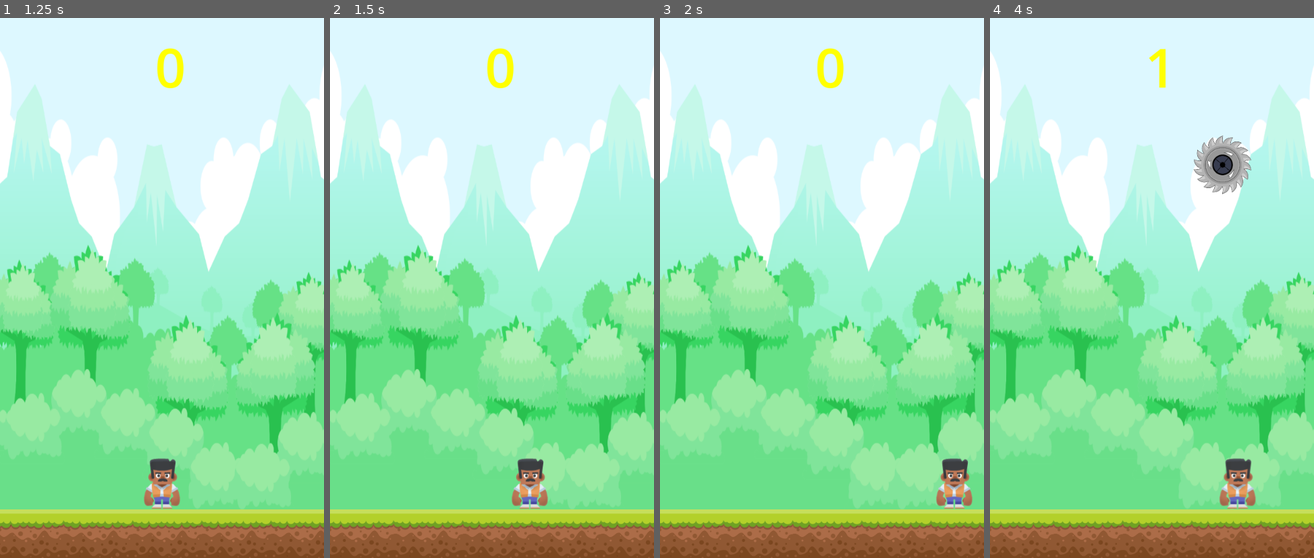
Above: before the commit, frames 1-4 (left to right).
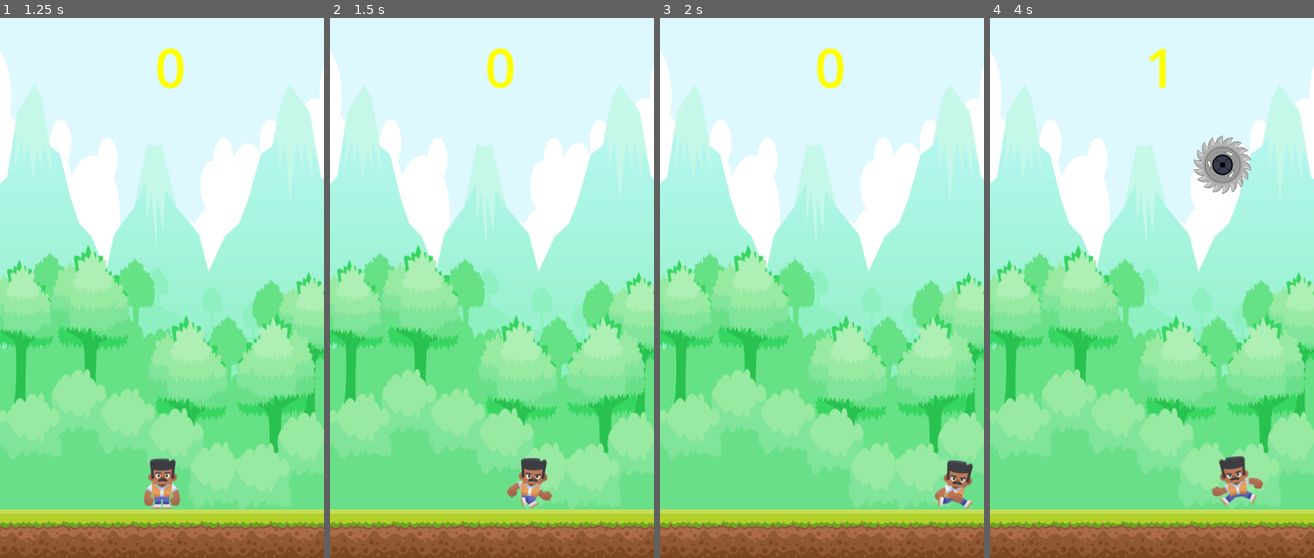
Above: after the commit, the same moments.

Repository: FormedNumber95/EsquivaSierrasGodot
Game: Godot game, scene res://escenas/MenuPrincipal.tscn
The game is run twice, just before and just after one commit, with the same random seed, the same clock (stepped at 60 frames per second) and the same inputs.
Inputs:
- Up to frame 1 (1.25 s): click "Jugar" at 0.5 s
- Up to frame 2 (1.5 s): tap Enter at 1.25 s; hold Right (ui_right) from 1.28 s (still down)
- Up to frame 3 (2 s): keep holding Right (ui_right)
- Up to frame 4 (4 s): release Right (ui_right) at 2.78 s; hold Left (ui_left) 2.78-3.53 s; hold Right (ui_right) from 3.53 s (still down)

Frame 1 is identical in both runs. In frame 2, 0.6% of the frame differs, in the area x 54-69%, y 81-91%; in frame 3, 0.7%; in frame 4, 0.8%, in the area x 68-85%, y 81-91%.

Commit message:
añadida la animacion de movimiento

Diff:
--- a/escenas/personajePrincipal.tscn
+++ b/escenas/personajePrincipal.tscn
@@ -1,7 +1,7 @@
 [gd_scene load_steps=4 format=3 uid="uid://bkb3qmm7juh0a"]
 
-[ext_resource type="Texture2D" uid="uid://cwwi12r6bwh3f" path="res://imagenes/personajes/malePerson/idle.png" id="1_802nb"]
 [ext_resource type="Script" path="res://scripts/personaje_principal.gd" id="1_swqv2"]
+[ext_resource type="Texture2D" uid="uid://dw6hiwalaw0we" path="res://imagenes/personajes/malePerson/run0.png" id="2_ogq05"]
 
 [sub_resource type="RectangleShape2D" id="RectangleShape2D_fxr0u"]
 size = Vector2(68, 91)
@@ -11,8 +11,13 @@
 script = ExtResource("1_swqv2")
 
 [node name="Sprite2D" type="Sprite2D" parent="."]
-texture = ExtResource("1_802nb")
+texture = ExtResource("2_ogq05")
 
 [node name="CollisionShape2D" type="CollisionShape2D" parent="."]
 position = Vector2(0, 18.5)
 shape = SubResource("RectangleShape2D_fxr0u")
+
+[node name="Timer" type="Timer" parent="."]
+wait_time = 0.2
+
+[connection signal="timeout" from="Timer" to="." method="_on_timer_timeout"]
--- a/scripts/game_manager.gd
+++ b/scripts/game_manager.gd
@@ -7,14 +7,11 @@
 var jugador:CharacterBody2D
 var puntos:int=0
 var gameOver:bool=false
-var skin_elegida
+
 
 func _ready() -> void:
 	generador=get_node("../Spawner")
 	jugador=get_node("../CharacterBody2D")
-	#TODO Fijar la skin del jugador en funcion de la variable skin del gestor_skins
-	skin_elegida=SelectorSkins.new().skin
-	jugador.cambiar_textura(skin_elegida+"idle.png")
 
 func conseguir_puntos():
 	if(!gameOver):
--- a/scripts/personaje_principal.gd
+++ b/scripts/personaje_principal.gd
@@ -5,10 +5,38 @@
 
 const SPEED:float = 350.0
 
+var skin_elegida
+var moviendose:bool=false
+var skins_correr
+var skin_correr_actual:int
+
+func _ready() -> void:
+	skin_elegida=SelectorSkins.new().skin
+	cambiar_textura(skin_elegida+"idle.png")
+	skins_correr=[skin_elegida+"run0.png",skin_elegida+"run1.png",skin_elegida+"run2.png"]
+
+func _process(delta: float) -> void:
+	if(velocity.x==0):
+		$Timer.stop()
+		moviendose=false
+		cambiar_textura(skin_elegida+"idle.png")
+	else:
+		if(!moviendose):
+			skin_correr_actual=0
+			moviendose=true
+			cambiar_textura(skins_correr[skin_correr_actual])
+		if $Timer.is_stopped():
+			$Timer.start(0.1)
+			if(velocity.x<0):
+				$Sprite2D.flip_h=true
+			else:
+				$Sprite2D.flip_h=false
+
 func _physics_process(delta: float) -> void:
 	# Add the gravity.
 	if not is_on_floor():
 		velocity += get_gravity() * delta
+
 # TODO cambiar los controles por los controles personalizados
 	# Get the input direction and handle the movement/deceleration.
 	# As good practice, you should replace UI actions with custom gameplay actions.
@@ -26,3 +54,10 @@
 func cambiar_textura(ruta_textura: String) -> void:
 	var nueva_textura = load(ruta_textura)  # Carga la textura desde la ruta
 	$Sprite2D.texture = nueva_textura
+
+
+func _on_timer_timeout() -> void:
+	if(moviendose):
+		skin_correr_actual=(skin_correr_actual+1)%3
+		print(skin_correr_actual)
+		cambiar_textura(skins_correr[skin_correr_actual])
--- a/scripts/sierra.gd
+++ b/scripts/sierra.gd
@@ -3,7 +3,7 @@
 
 var gameManager:Node2D
 
-func _physics_process(delta: float) -> void:
+func _physics_process(_delta: float) -> void:
 	# Añade una velocidad angular constante
 	angular_velocity += PI
 
